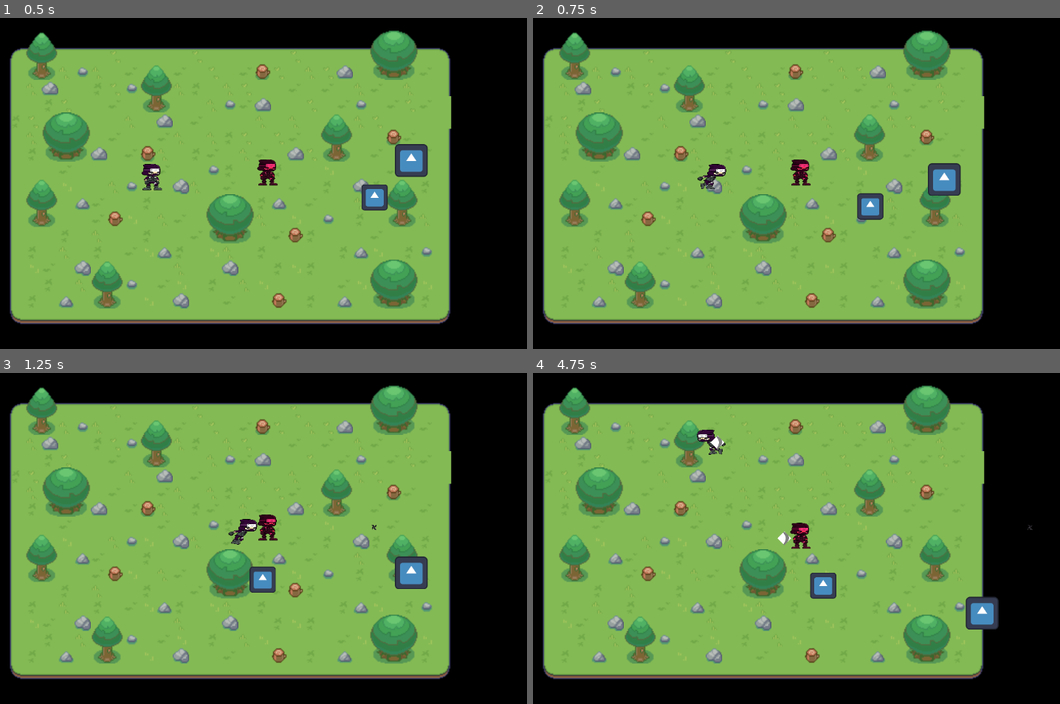
Above: before the commit, frames 1-4 (two rows, left to right).
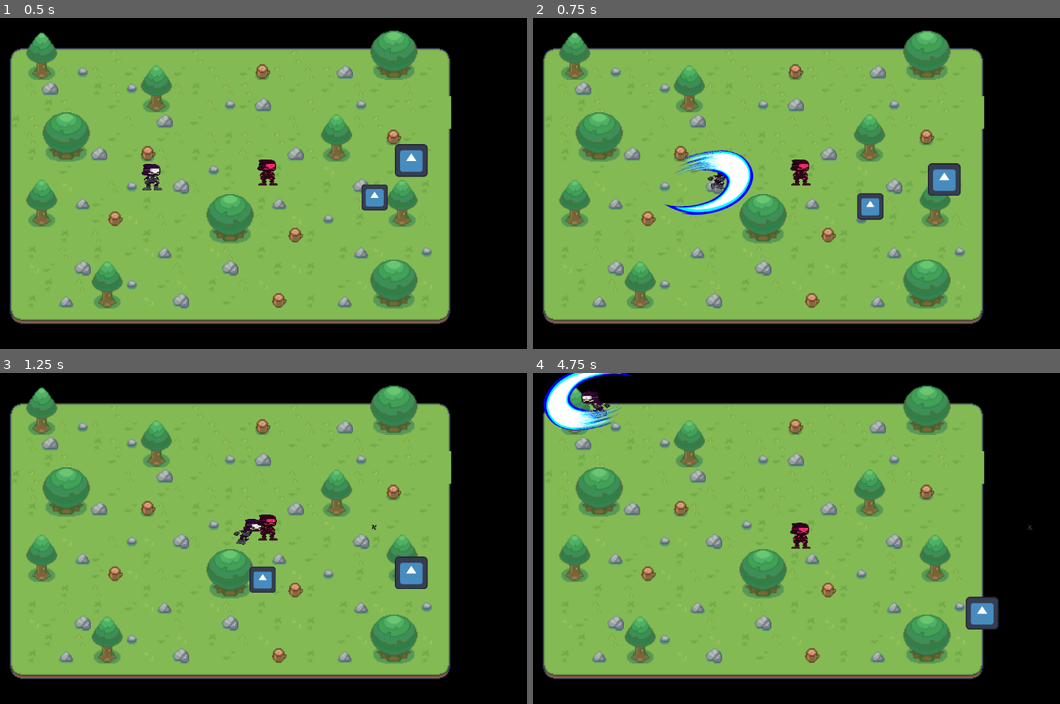
Above: after the commit, the same moments.

Repository: CISC204-S26/final-project-team-6
Game: Godot game, scene res://Scenes/Level1.tscn
Two runs of this game, one before a commit and one after it. Both use one fixed random seed, a clock stepped at 60 frames per second and the inputs below. The engine's default icon, where the game draws it, is replaced by a stand-in: a white triangle on a blue panel in a dark square.
Inputs:
- Up to frame 1 (0.5 s): no input
- Up to frame 2 (0.75 s): hold D (move_right) from 0.53 s (still down); tap Q (Katana) at 0.6 s
- Up to frame 3 (1.25 s): keep holding D (move_right); tap O (Shuriken) at 0.8 s
- Up to frame 4 (4.75 s): release D (move_right) at 1.28 s; hold S (move_down) 1.28-2.03 s; tap O (Shuriken) at 1.35, 2.3, 2.85, 3.8 s; tap Q (Katana) at 1.55, 2.1, 3.05, 4.55 s; hold D (move_right) 2.03-2.78 s; hold W (move_up) 2.78-3.53 s; hold A (move_left) from 3.53 s (still down); tap Space (p1_interact) at 3.6 s; tap K (p2_down) at 4.35 s

Frame 1 is identical in both runs. In frame 2, 1.7% of the frame differs, in the area x 24-42%, y 39-60%; in frame 3, 0.2%; in frame 4, 2.2%, in the area x 1-58%, y 0-69%.

Commit message:
Katana Fixed & Working
Replaced slash placeholder, slash now deals damage and can kill enemies

Diff:
--- a/final_project_all_together_now/Scenes/katana.tscn
+++ b/final_project_all_together_now/Scenes/katana.tscn
@@ -1,27 +1,28 @@
 [gd_scene format=3 uid="uid://dlnkntxtln6i4"]
 
 [ext_resource type="Script" uid="uid://2rsecndg8iyb" path="res://katana.gd" id="1_8ih5n"]
-[ext_resource type="Texture2D" uid="uid://dma34cm7tah82" path="res://Assets/Katana Slash.png" id="2_5f3qk"]
+[ext_resource type="Texture2D" uid="uid://brc7ejsn3s3t5" path="res://Assets/Slash.png" id="2_5bvik"]
 
-[sub_resource type="RectangleShape2D" id="RectangleShape2D_rregi"]
-size = Vector2(31, 34)
+[sub_resource type="CircleShape2D" id="CircleShape2D_trqjo"]
+radius = 97.18537
 
 [node name="Katana" type="Node2D" unique_id=1468060254]
-position = Vector2(361, -13.000001)
-rotation = -0.77037513
-scale = Vector2(0.63872266, 0.5688891)
 script = ExtResource("1_8ih5n")
-direction = Vector2(0, 0.6)
 
 [node name="Sprite2D" type="Sprite2D" parent="." unique_id=995889702]
 position = Vector2(10, 12)
 scale = Vector2(0.6, 0.5862069)
-texture = ExtResource("2_5f3qk")
+texture = ExtResource("2_5bvik")
 
 [node name="Area2D" type="Area2D" parent="." unique_id=248027211]
+position = Vector2(-9.536743e-07, -9.536743e-07)
+scale = Vector2(1.0000001, 1.0000001)
+collision_layer = 4
+collision_mask = 2
 
 [node name="CollisionShape2D" type="CollisionShape2D" parent="Area2D" unique_id=1765233865]
 position = Vector2(10, 12)
-shape = SubResource("RectangleShape2D_rregi")
+shape = SubResource("CircleShape2D_trqjo")
 
+[connection signal="area_entered" from="Area2D" to="." method="_on_area_2d_area_entered"]
 [connection signal="body_entered" from="Area2D" to="." method="_on_area_2d_body_entered"]
--- a/final_project_all_together_now/Scripts/player_1.gd
+++ b/final_project_all_together_now/Scripts/player_1.gd
@@ -2,10 +2,10 @@
 
 @onready var animated_sprite = $AnimatedSprite2D
 
-@export var speed := 250.0
+@export var speed := 350.0
 
-var shuriken = preload("res://Scenes/Shuriken.tscn")
 var katana = preload("res://Scenes/katana.tscn")
+var facing = Vector2(1,0)
 
 var nearby_interactables = []
 
@@ -24,12 +24,17 @@
 		input_vector.y -= 1
 
 	input_vector = input_vector.normalized()
-	if Input.is_action_just_pressed("Katana"):
-		slash_katana(velocity)
 
 	# ---------------- MOVEMENT ----------------
 	velocity = input_vector * speed
 	move_and_slide()
+
+	if input_vector.length() > 0:
+		facing = input_vector.normalized()
+
+	#Katana Attack
+	if Input.is_action_just_pressed("Katana"):
+		slash_katana(facing)
 
 	# ---------------- ANIMATION ----------------
 
--- a/final_project_all_together_now/Scripts/shuriken.gd
+++ b/final_project_all_together_now/Scripts/shuriken.gd
@@ -1,7 +1,7 @@
 extends Node2D
 var direction = Vector2(0,0)
 var shurikenSpeed = 8.0
-var damage = 3
+var damage = 2
 
 # Called when the node enters the scene tree for the first time.
 func _ready():
--- a/final_project_all_together_now/katana.gd
+++ b/final_project_all_together_now/katana.gd
@@ -1,19 +1,17 @@
 extends Node2D
-@export var direction = Vector2(0,0)
+var direction = Vector2(0, 0)
+var damage = 3
 
+func _ready() -> void:
+	rotation = direction.angle()
+	await get_tree().create_timer(0.2).timeout
+	queue_free()
 
-# Called when the node enters the scene tree for the first time.
-func _ready() -> void:
-	if direction == Vector2 (0,0):
-		direction = Vector2(0,0)
-	pass # Replace with function body.
-
-
-# Called every frame. 'delta' is the elapsed time since the previous frame.
 func _process(delta: float) -> void:
-	position += direction
 	pass
 
-
-func _on_area_2d_body_entered(body: Node2D) -> void:
-	pass # Replace with function body.
+func _on_area_2d_area_entered(area: Area2D) -> void:
+	var parent = area.get_parent()
+	if parent.has_method("take_damage"):
+		parent.take_damage(damage)
+		queue_free()
Binary file added: final_project_all_together_now/Assets/Slash.png
Not shown, added: final_project_all_together_now/Assets/Slash.png.import
